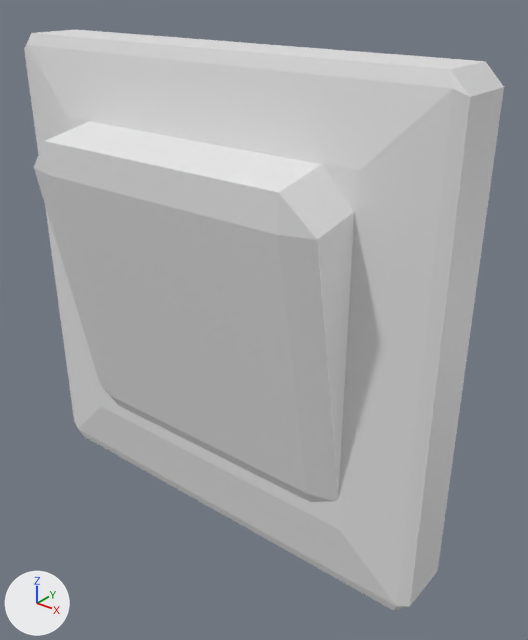
One commit to the FBX model Four Rooms Unity Project/Assets/Models/Выключатель.fbx: the scene before it, then after it.
Rendered twice from a 50 mm camera at (0.0488, -0.0573, 0.0332) aimed at (0.0051, -0.0028, -0.0006). Arrows for +X, +Y and +Z are at lower left; the lights stay in place. Where no turn or scale is listed for an object, it has been applied to the vertices.

Names of what the first picture shows: 'Куб', 'Куб.001'.
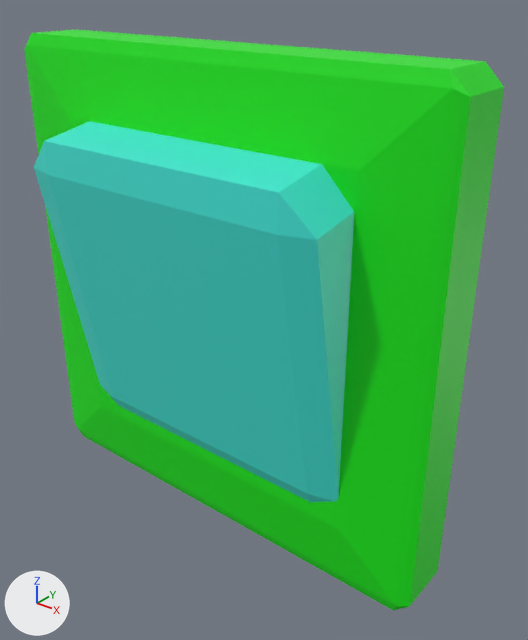
The newer file is also rescaled (x2.829), turned or shifted as a whole; pictures and numbers use the older file's frame.

Where the change shows, as pixel boxes (x1, y1, x2, y2) in the pictures (528 x 640 px):
'Куб', recoloured (grey to green): (24, 30, 504, 610) in both
'Куб.001', recoloured (grey to cyan): (34, 121, 354, 502) in both

Patch to the scene script:
```diff
--- a/Four Rooms Unity Project/Assets/Models/Выключатель.fbx.py
+++ b/Four Rooms Unity Project/Assets/Models/Выключатель.fbx.py
@@ mat_материал_001 @@
+mat_материал_001 = principled_material('Материал.001')
+mat_материал_001.base_color = (0.0562, 0.8, 0.689)  # cyan #43e7d8
@@ mat_материал @@
+mat_материал = principled_material('Материал')
+mat_материал.base_color = (0.00563, 0.8, 0.00604)  # green #11e712
@@ me_куб_001 @@
 me_куб_001.from_pydata(...)  # 24 vertices, 26 faces; spans x -0.0182..0.0182, y -0.0066..0.0066, z -0.0185..0.0185
+me_куб_001.materials.append(mat_материал_001)  # cyan #43e7d8
@@ me_куб @@
 me_куб.from_pydata(...)  # 28 vertices, 30 faces; spans x -0.0266..0.0266, y -0.0032..0.0043, z -0.0266..0.0266
+me_куб.materials.append(mat_материал)  # green #11e712
```
